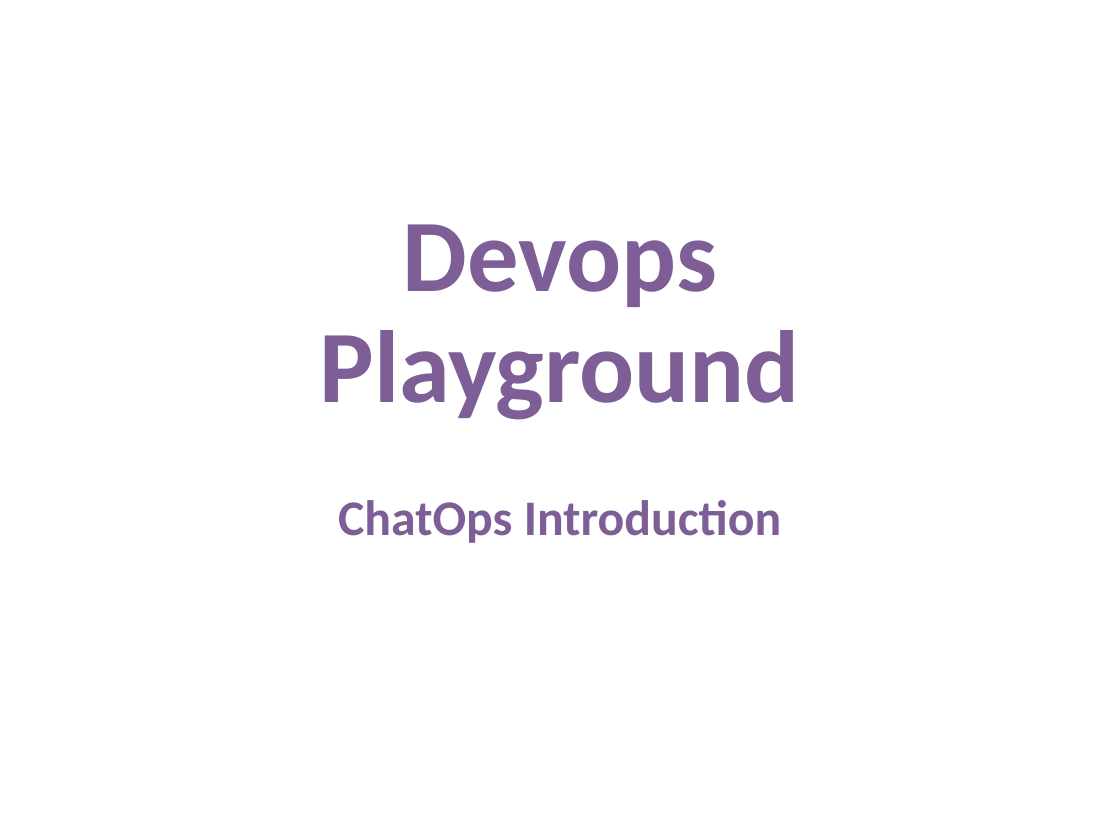
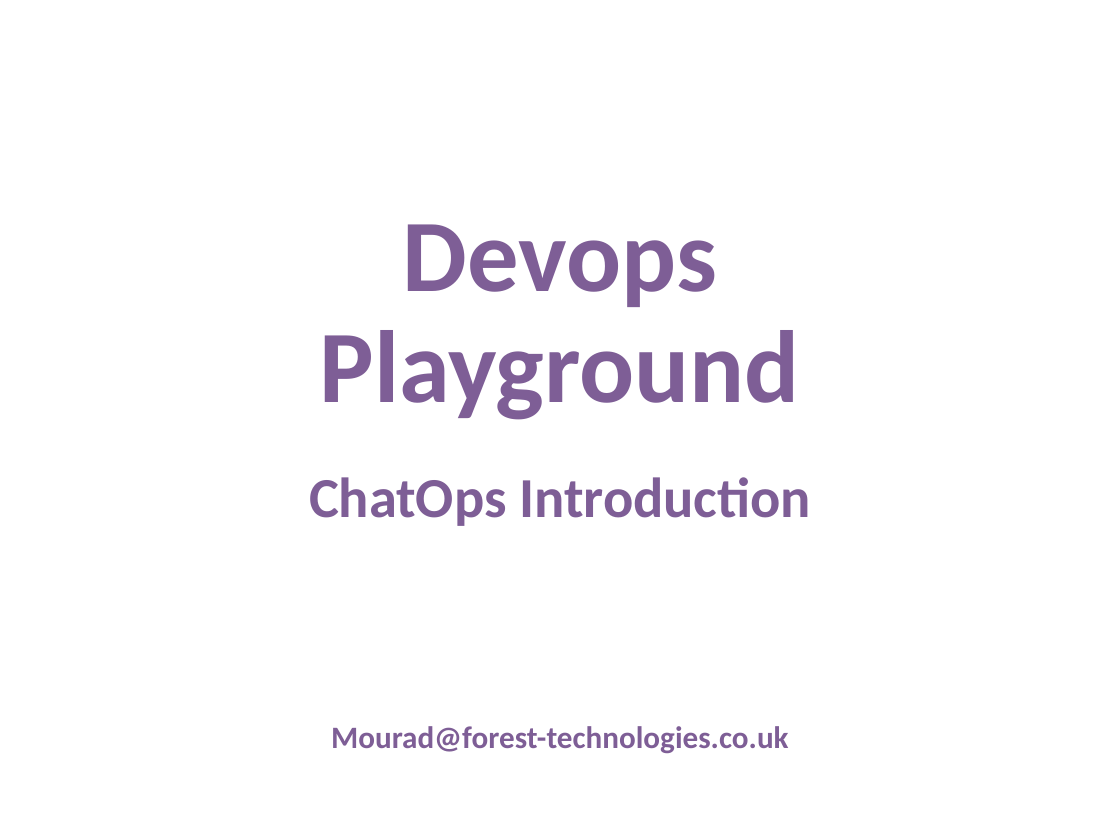
Before and after one commit to DevOpsPlayground/Hands-on-with-ChatOps, a slide deck: slide 1 of devops_playground_intro.pptx. Drawn at 1120x840 pixels with LibreOffice and Linux fonts; fonts in the diff are those of the drawing. Boxes give left, top, right and bottom in pixels: in the first picture for what was removed or moved away, otherwise in the second. Text is boxed around its words. In the diff, an @@ line names an element or a change of style, - is before the commit and + after.

```diff
--- a/devops_playground_intro.pptx
+++ b/devops_playground_intro.pptx
@@ subtitle at bbox=[309, 477, 811, 526]: size 32 to 36.2 pt in "ChatOps Introduction"; line spacing 0.9 to 0.7 @@
@@ subtitle at bbox=[331, 726, 789, 753]: paragraph added @@
+Mourad@forest-technologies.co.uk
```
Also in this commit, not shown: 6 other slides changed, 2 slides added.
